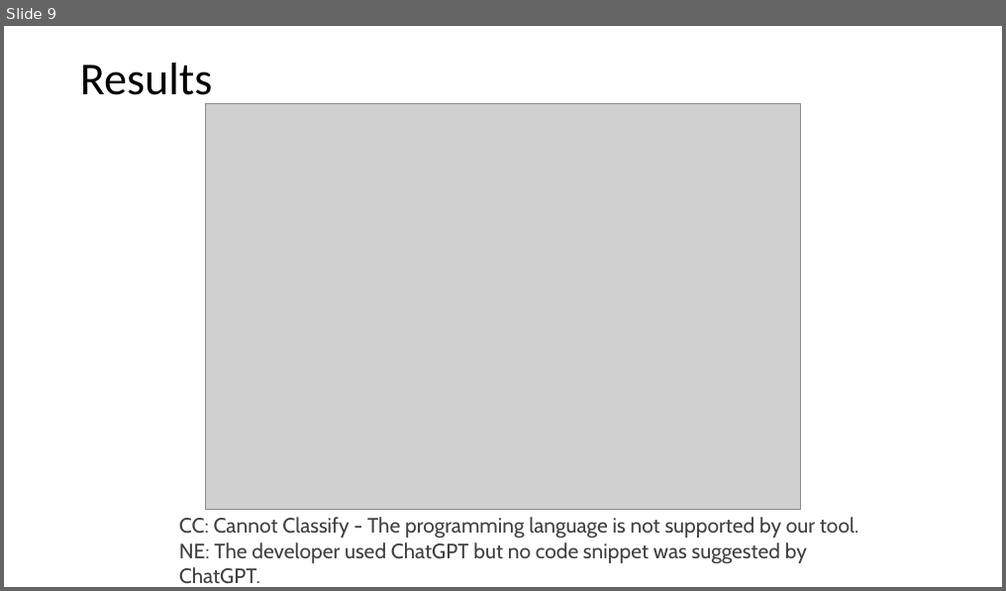
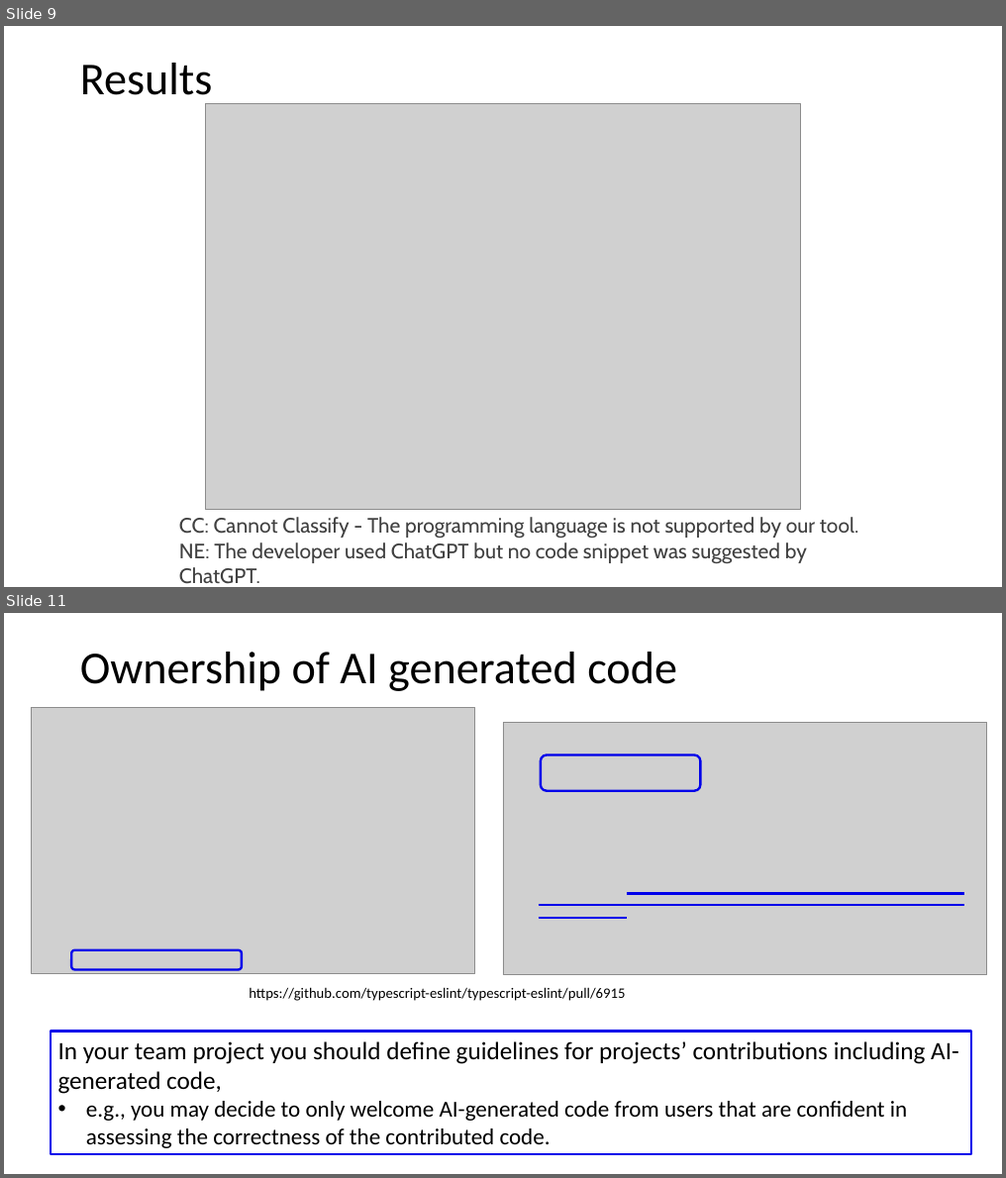
Before and after one commit to johnxu21/johnxu21.github.io, a slide deck: teaching/CS472/Timetable/LLM.pptx. Shown one above the other, each under a label of ours: slide 9 before the commit, slides 9 and 11 after it; the slides between them are not shown. The pictures are 1006x591 and 1006x1178 pixels, drawn with LibreOffice and Linux fonts; fonts in the diff are those of the drawing; grey boxes stand for pictures. Boxes give left, top, right and bottom in pixels: in the first picture for what was removed or moved away, otherwise in the second. Text is boxed around its words. In the diff, an @@ line names an element or a change of style, - is before the commit and + after.

```diff
--- a/teaching/CS472/Timetable/LLM.pptx
+++ b/teaching/CS472/Timetable/LLM.pptx
@@ slide 11 added at box(4, 613, 1002, 1174), background #FFFFFF @@
@@ title added at box(80, 652, 677, 691), 44 pt, text #000000 @@
+Ownership of AI generated code
@@ picture added at box(31, 707, 475, 973) @@
@@ picture added at box(503, 722, 988, 975) @@
@@ rounded rectangle added at box(541, 756, 701, 791), outline #0000EA 2.25 pt @@
@@ line added from (539, 906) to (964, 906), #0000EA 2.25 pt @@
@@ line added from (627, 894) to (964, 894), #0000EA 2.25 pt @@
@@ line added from (539, 918) to (627, 918), #0000EA 2.25 pt @@
@@ rounded rectangle added at box(71, 951, 242, 970), outline #0000EA 2.25 pt @@
@@ text added at box(249, 987, 625, 1001), 14 pt, text #000000 @@
+https://github.com/typescript-eslint/typescript-eslint/pull/6915
@@ rectangle added at box(51, 1032, 971, 1155), outline #0000EA 2.25 pt, 22 pt, text #000000 @@
+In your team project you should define guidelines for projects’ contributions including AI-generated code,
+• e.g., you may decide to only welcome AI-generated code from users that are confident in assessing the correctness of the contributed code.
```
Also in this commit, not shown: 2 other slides added, 1 other file.
